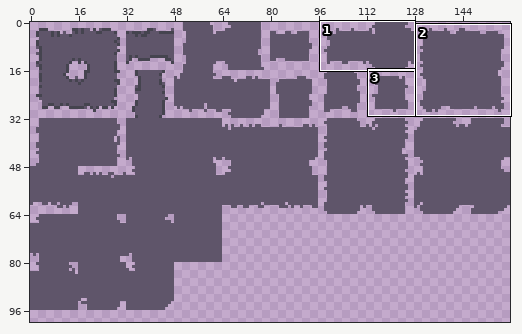
Pixel-art file -- asset_projects/aseprite/fire_temple_tileset.aseprite. Above, an overview of the earlier version with the close-up marked.
Close-up. Before:
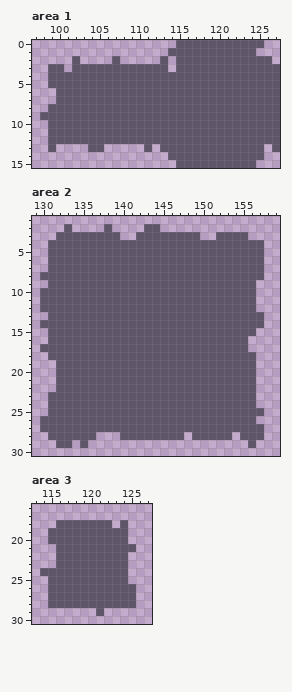
160x160 pixels, 1 frame. Shown: area 1: x 97..127, y 0..15; area 2: x 129..159, y 1..30; area 3: x 113..127, y 16..30. The wide view leaves out empty margins. The commit also changed other parts of the picture, which this record leaves out.
Once edited:
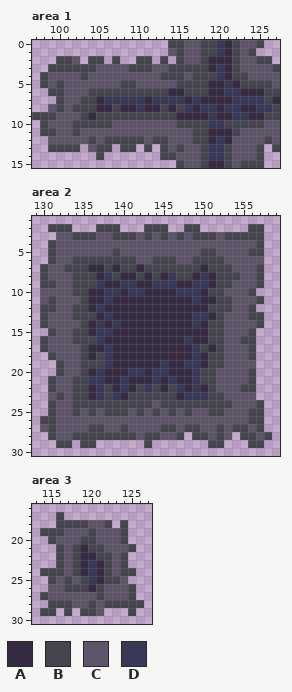
Palette (. is transparent): A #352b42  B #45444f  C #5f556a  D #3a3858
Diff:
layer "Tilemap 1 Copy #2" added
Changed rows in their new state; - is an unchanged pixel.
Area 1, layer "Tilemap 1 Copy #2":
first column x 97:
 0 -----------------BB--BBDAB--B--
 1 ------------------B--BBDAB-B---
 2 ---BB--BB-B--BB-B-B--BAAAB--BB-
 3 --BBBBBB----BBB--BBBBBADAB----B
 4 -B----B---------BBB-BBBDABB----
 5 -B-B-------BB-----BBBBAADABBBB-
 6 --BB---BBBBBBBBBBAABBBAADDAAABB
 7 ---B--BBADDDDDADDDDADAAAADDDDBA
 8 ---B-BBBAABAADAABABDADDADDAADDB
 9 BBB---BABBBBBBBBBBAAAADAADDAABB
10 -B---BBBBB--------BBBBDDBBBBB--
11 -BB--B--------------BBAAAB-----
12 -------B-BBBBB-BB---BBADA----B-
13 --BBBB--BB-BB-B-B-B--BDDB---B-B
14 --------B-------BB---BDDB---B--
15 ------------------B--BAAB-BBB--
Area 2, layer "Tilemap 1 Copy #2":
first column x 130:
 2 -BBB---BBB---BBB--BB------BB-
 3 ----BBB--BBB-B-B-B-BBB-BBBBB-
 4 -B-------------------------B-
 5 -B-------B----------BB----BB-
 6 -B--BBBBBBBB--BBB--BBBB------
 7 B--BBBAABABBABBBBBBBABBB---B-
 8 B---BBBADBAABABADBBADABBB--B-
 9 BB--BBBDAADDAADDDAADDABB---B-
10 ----BBAADDADDAAAADDDABB---B--
11 -B---BAADAAAAAAAAAADAABB---B-
12 BB--BBADAAAAAAAAAAAAABBB--B--
13 B---BBBADAAAAAAAAAADDAB---BB-
14 B----BADADAAAAAAAAADABB----B-
15 -B--BBADDAAAAAAAAAAAABB---B--
16 B---BBBDAAAAAAAAAADAABB--BB--
17 B----BAADAAAAAAAAAADBAB---B--
18 -B---BABDAAAAAAAAAADABB---B--
19 --B--BBBDAAAAAADAADDABB------
20 --B--BADAAADDADDAAADBB----B--
21 -B--BBDDAADAAADADAADBB----B--
22 -B--BBADBADABDBABDADAB---BB--
23 --B-BBADBDABBBBBBADDDBB------
24 -B--BBBBBBBBBB-BBBBBBBBB---B-
25 -B--B-B-BBB-B-B-B-B--BB---BB-
26 BB------------------------BB-
27 -B----BB--B----BB-BB--B-BB-B-
28 -B--BBBBBBBB-BB--B-BB-B--BB-B
29 --BB-BB------B-------BB---BB-
Area 3, layer "Tilemap 1 Copy #2":
first column x 114:
17 --B----------
18 --BBBB--B-B--
19 BBB---B---B--
20 -B---BB---B--
21 --B-BABB---B-
22 --B-BAABB-B--
23 --B-BADAB-B--
24 BBB-BADAB-BB-
25 -B-B-BDABB---
26 ---BBBAB---B-
27 B------B---B-
28 -BBB--B-BBBBB
29 BB-B-BB----B-
Pixel boxes of the changes (left, top, right, bottom) in both close-ups:
changed: (32, 40, 280, 168)
changed: (40, 224, 272, 448)
changed: (40, 512, 144, 616)
